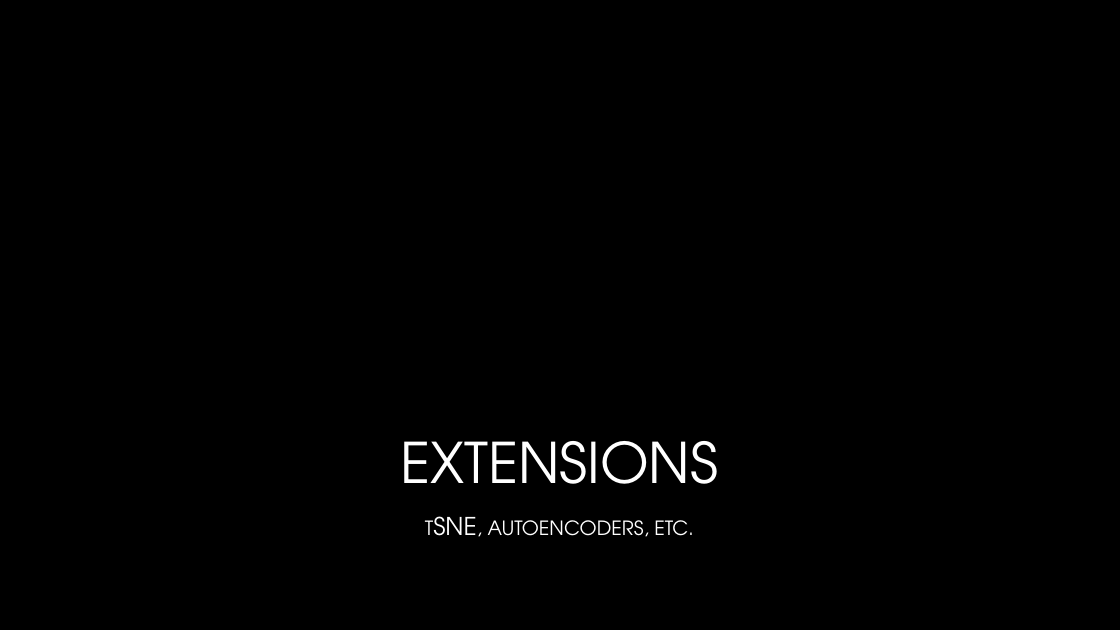
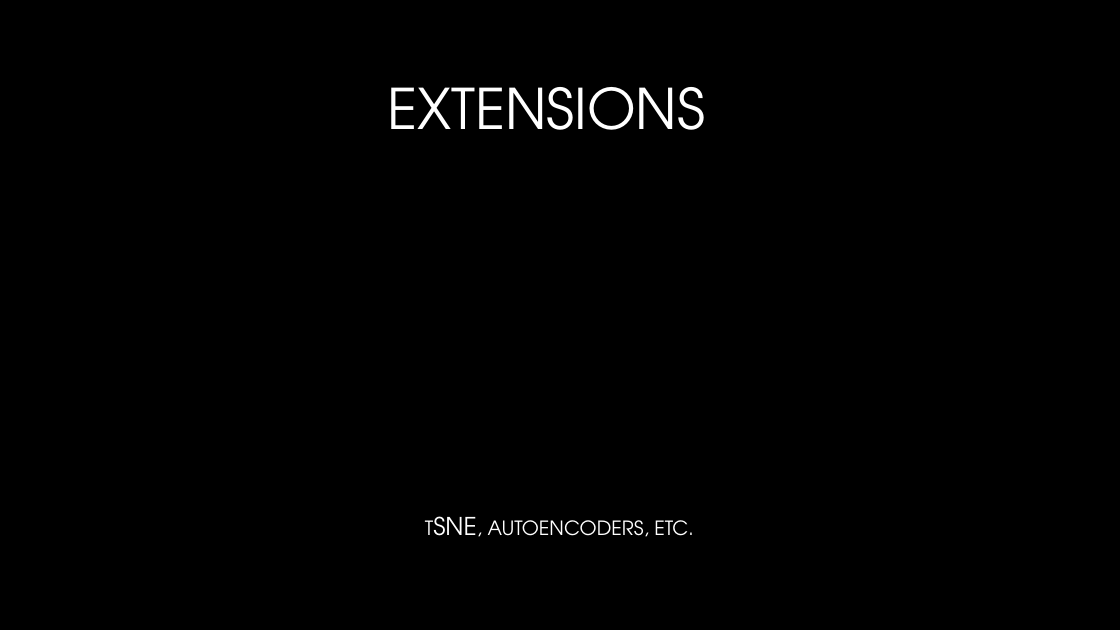
Before and after one commit to neelsoumya/visualization_lecture, a slide deck: slide 11 of Presentation_intro.pptx. Drawn at 1120x630 pixels with LibreOffice and Linux fonts; fonts in the diff are those of the drawing; background and template pictures are left out. Boxes give left, top, right and bottom in pixels: in the first picture for what was removed or moved away, otherwise in the second. Text is boxed around its words. In the diff, an @@ line names an element or a change of style, - is before the commit and + after.

```diff
--- a/Presentation_intro.pptx
+++ b/Presentation_intro.pptx
@@ text "EXTENSIONS": place and size @@
-text "EXTENSIONS" at bbox=[400, 441, 718, 484]
+text "EXTENSIONS" at bbox=[387, 87, 705, 130]
```
Also in this commit, not shown: 4 other slides changed, 7 slides added, 8 slides removed.
